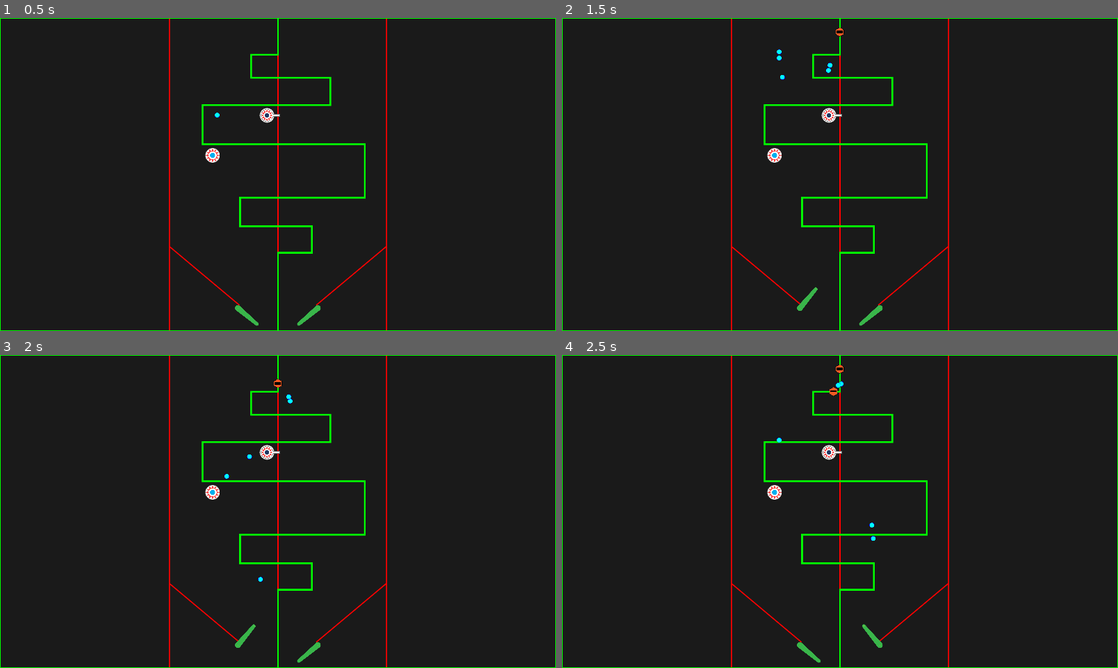
Above: before the commit, frames 1-4 (two rows, left to right).
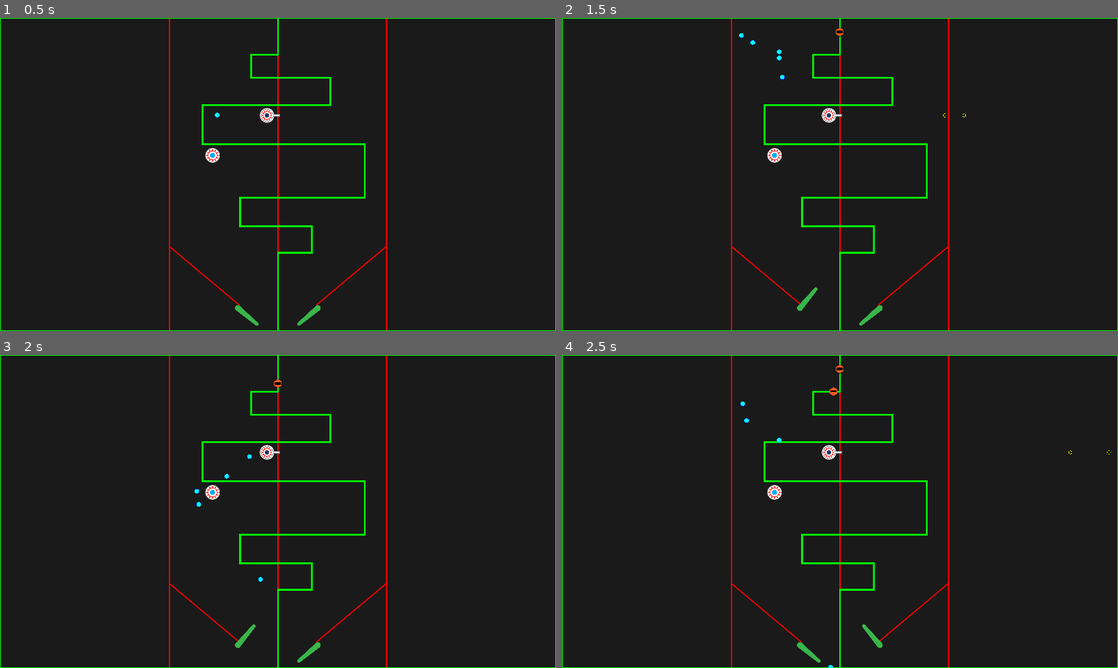
Above: after the commit, the same moments.

Repository: cxhuy/ptd
Game: Godot game, scene res://scenes/game.tscn
The game is run twice, just before and just after one commit, with the same random seed, the same clock (stepped at 60 frames per second) and the same inputs.
Inputs:
- Up to frame 1 (0.5 s): no input
- Up to frame 2 (1.5 s): tap Enter at 0.5 s; hold / (rightFlip) 0.53-1.28 s; hold Space (addBall) 0.53-1.28 s; hold Z (leftFlip) from 1.28 s (still down); tap Space (addBall) at 1.35 s
- Up to frame 3 (2 s): keep holding Z (leftFlip)
- Up to frame 4 (2.5 s): release Z (leftFlip) at 2.03 s; hold / (rightFlip) from 2.03 s (still down); hold Space (addBall) from 2.03 s (still down)

Frame 1 is identical in both runs. In frame 2, less than 0.1% of the frame differs, in the area x 31-73%, y 4-32%; in frame 3, less than 0.1%; in frame 4, less than 0.1%, in the area x 32-99%, y 8-100%.

Commit message:
feat: add tower bullet fire

Diff:
--- a/scripts/tower/base.gd
+++ b/scripts/tower/base.gd
@@ -2,6 +2,7 @@
 
 @onready var anim = get_node("../SwitchSprite")
 
+var bullet := preload("res://scenes/tower/bullet.tscn")
 var switchDuration: int = 0
 
 
@@ -14,7 +15,11 @@
 
 
 func _on_body_entered(body):
-	if body.name == "Ball":
+	if body.is_in_group("Balls"):
 		var direction: Vector2 = (position - body.position).normalized()
 		body.apply_impulse(direction * 1500)
 		switchDuration = 5
+		var bulletInstance = bullet.instantiate()
+		bulletInstance.set_global_position(get_parent().global_position)
+		bulletInstance.set_global_rotation_degrees(get_parent().global_rotation_degrees)
+		get_tree().get_root().get_node("Game").get_node("Projectiles").add_child(bulletInstance)
